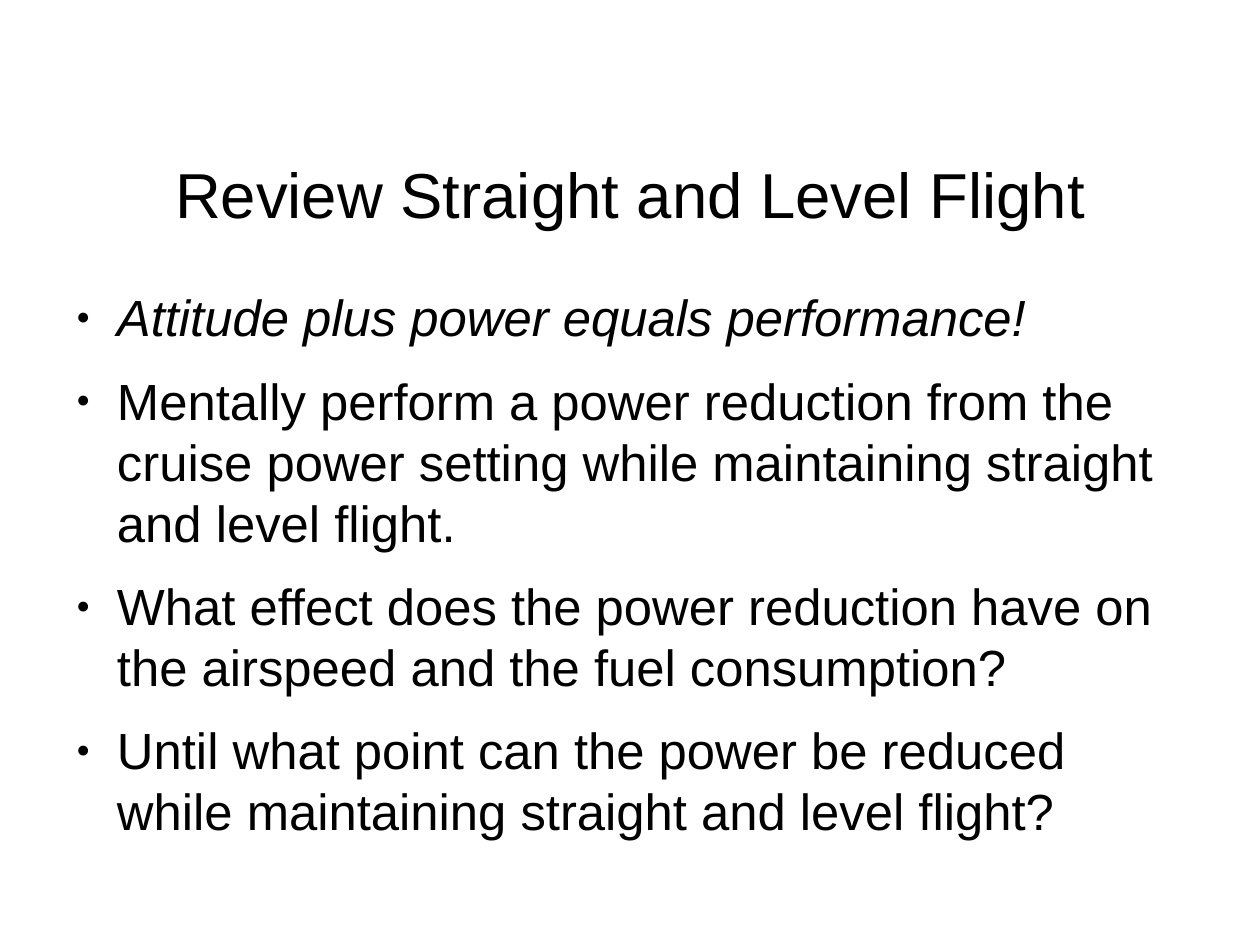
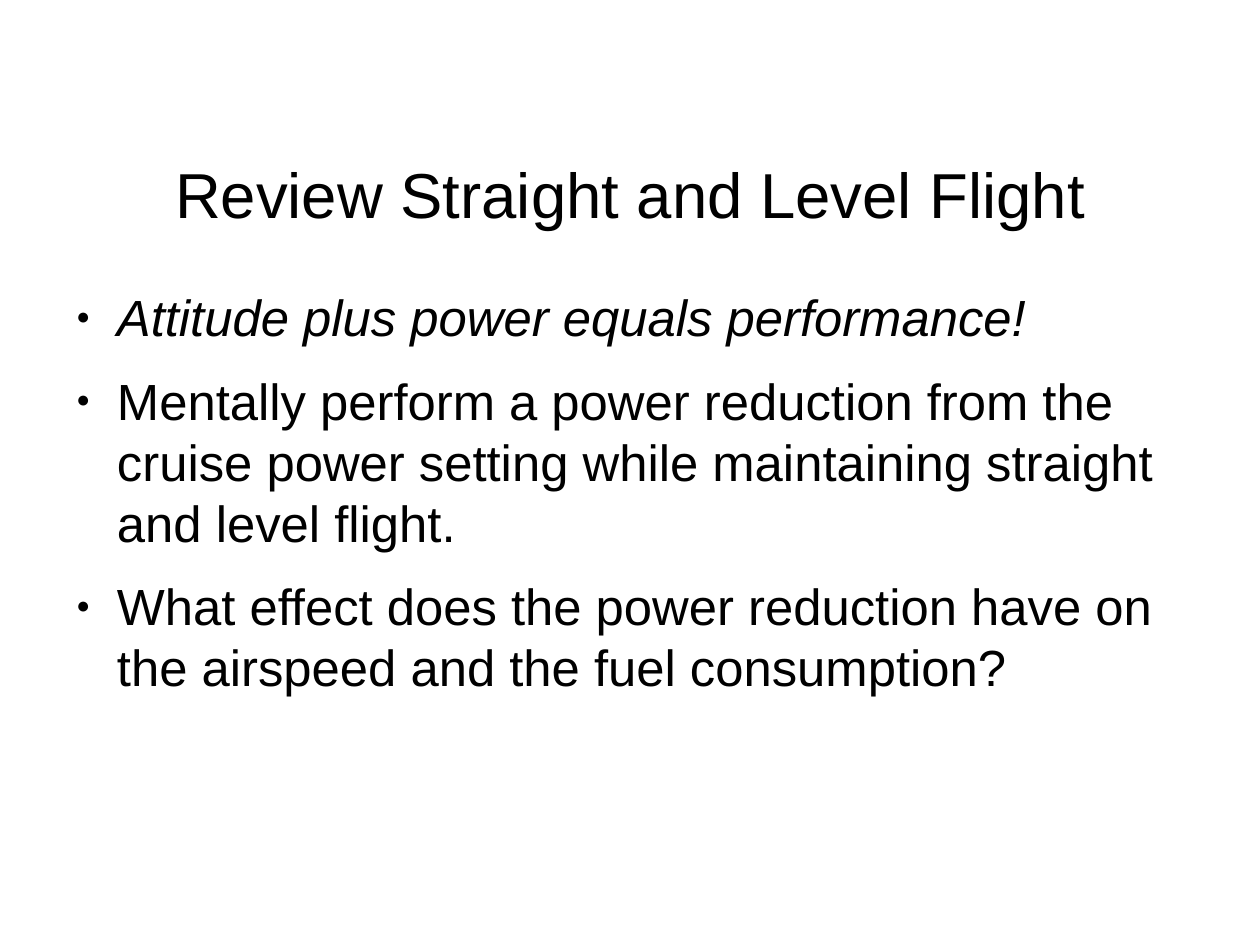
Before and after one commit to stephanheinemann/flight, a slide deck: slide 3 of FI/RangeAndEndurance/RangeAndEndurance.odp. Drawn at 1260x945 pixels with LibreOffice and Linux fonts; fonts in the diff are those of the drawing; background and template pictures are left out. Boxes give left, top, right and bottom in pixels: in the first picture for what was removed or moved away, otherwise in the second. Text is boxed around its words. In the diff, an @@ line names an element or a change of style, - is before the commit and + after.

```diff
--- a/FI/RangeAndEndurance/RangeAndEndurance.odp
+++ b/FI/RangeAndEndurance/RangeAndEndurance.odp
@@ text at (x1=117, y1=732, x2=1066, y2=841): paragraph removed @@
-● Until what point can the power be reduced while maintaining straight and level flight?
```
Also in this commit, not shown: 6 other slides changed, 13 other files.
